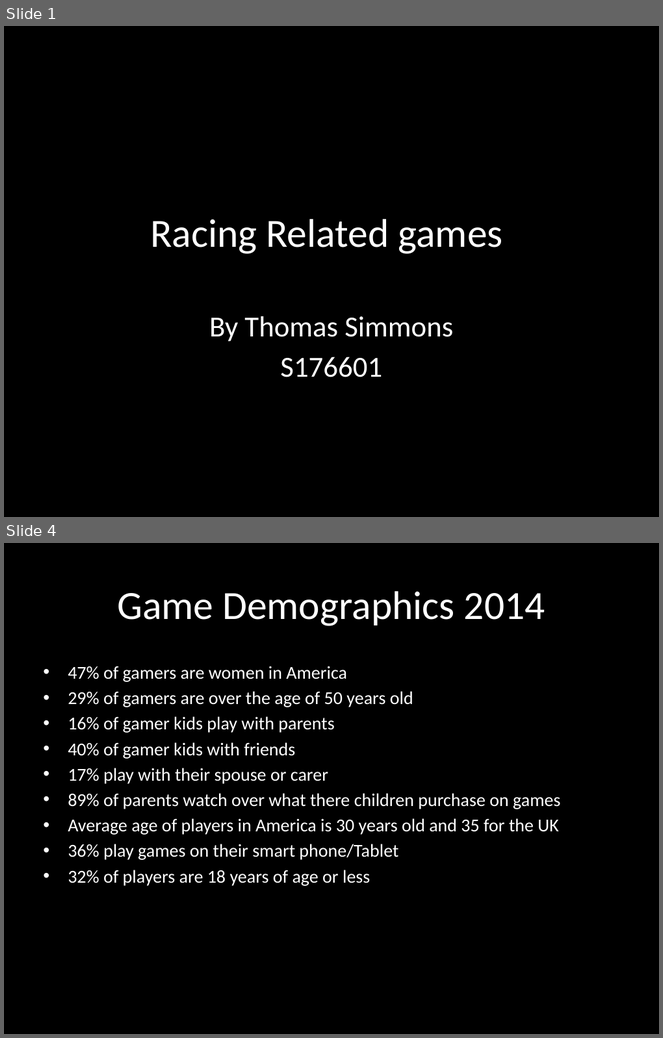
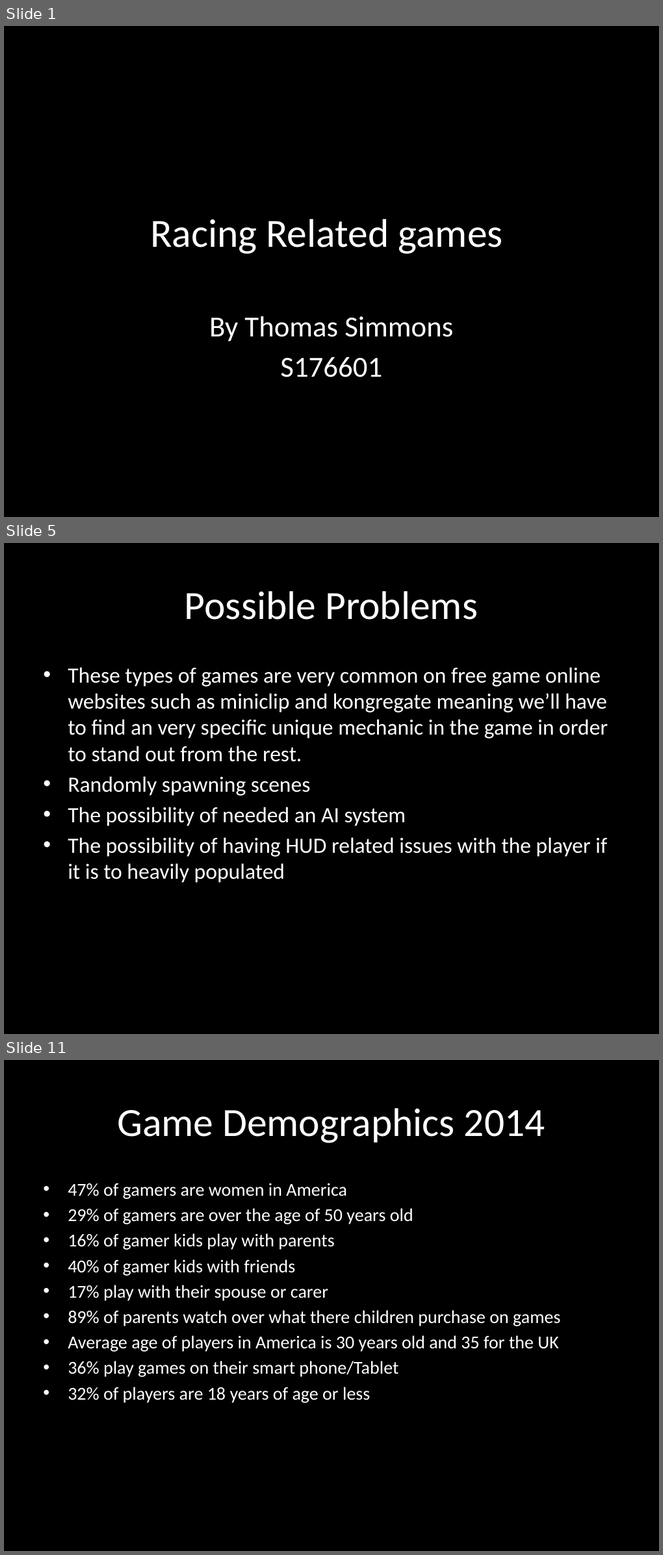
Before and after one commit to UoSGroupProjects1718/level-6-l6-group-9, a slide deck: Research/Racing Game/Racing Related games.pptx. Shown one above the other, each under a label of ours: slides 1 and 4 before the commit, slides 1, 5 and 11 after it; the slides between them are not shown. The pictures are 663x1038 and 663x1555 pixels, drawn with LibreOffice and Linux fonts; fonts in the diff are those of the drawing. Boxes give left, top, right and bottom in pixels: in the first picture for what was removed or moved away, otherwise in the second. Text is boxed around its words. In the diff, an @@ line names an element or a change of style, - is before the commit and + after.

Commit message:
Rcaing game
updated reserach of racing games

```diff
--- a/Research/Racing Game/Racing Related games.pptx
+++ b/Research/Racing Game/Racing Related games.pptx
@@ slide 5 added at <box>4,543,659,1034</box>, background #000000 @@
@@ title added at <box>185,591,478,620</box>, 44 pt, text #FFFFFF @@
+Possible Problems
@@ text added at <box>68,667,608,883</box>, 24 pt, text #FFFFFF @@
+• These types of games are very common on free game online websites such as miniclip and kongregate meaning we’ll have to find an very specific unique mechanic in the game in order to stand out from the rest.
+• Randomly spawning scenes
+• The possibility of needed an AI system
+• The possibility of having HUD related issues with the player if it is to heavily populated
@@ what was slide 4 is now slide 11 @@
```
Also in this commit, not shown: 2 slides changed, 6 other slides added.
